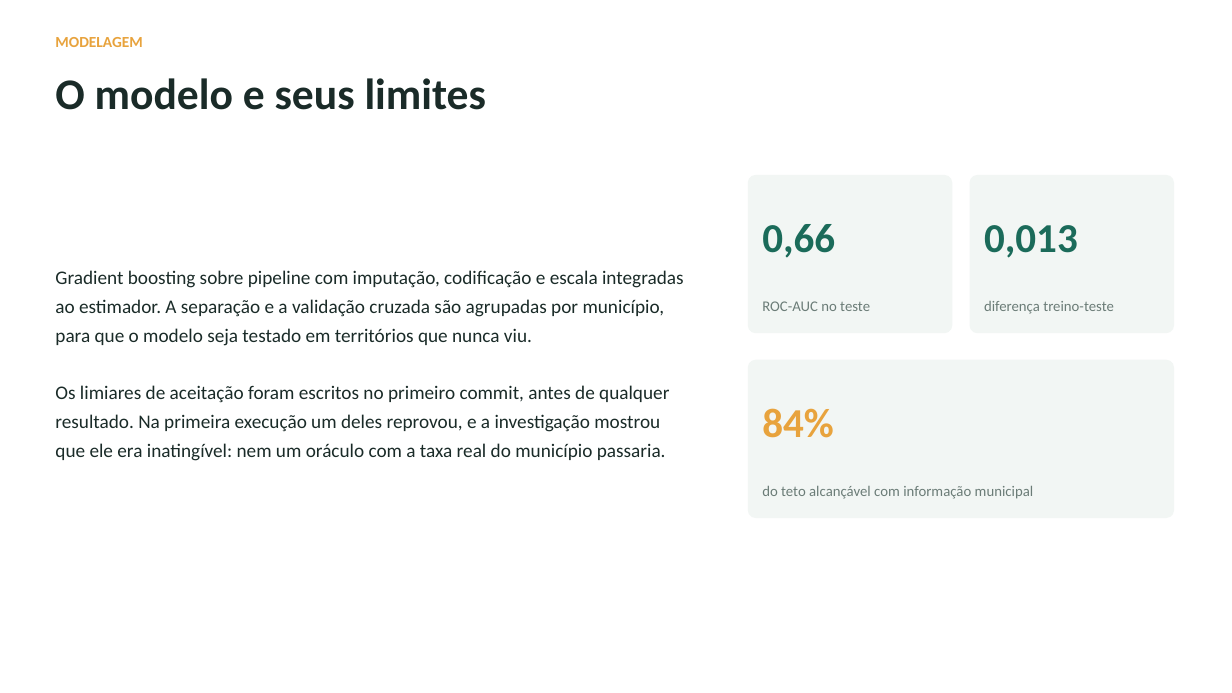
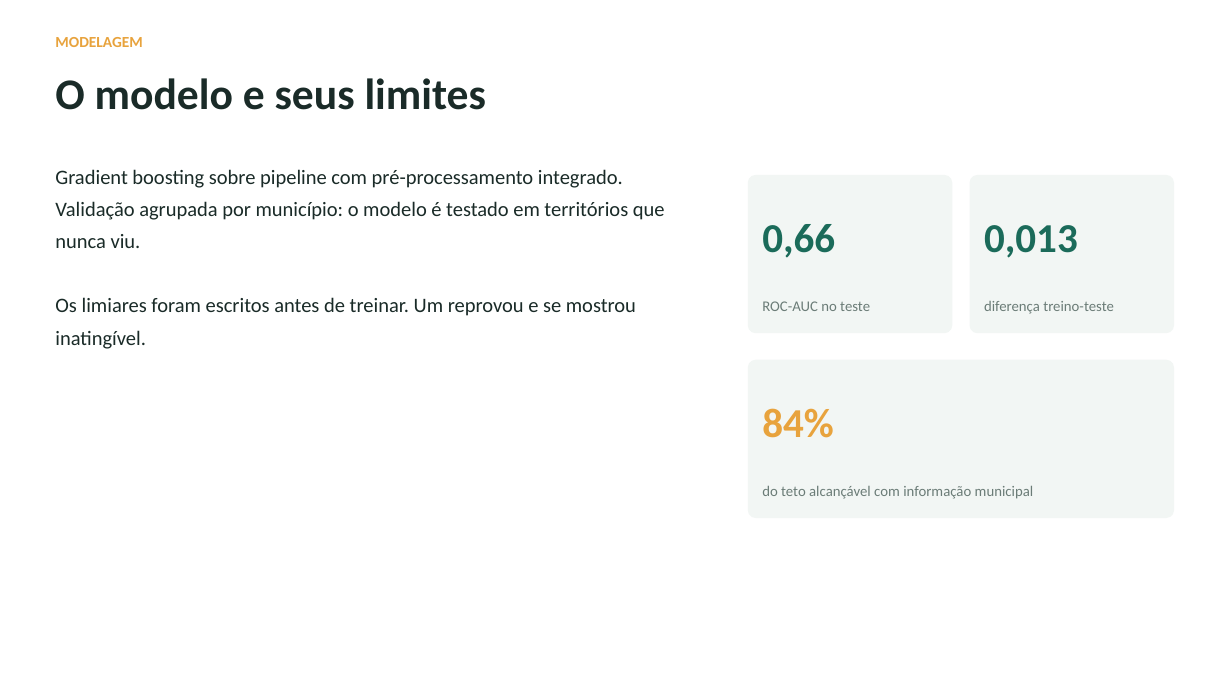
Before and after one commit to tcarvalhodiniz/tech-challenge-fase3, a slide deck: slide 7 of docs/apresentacao.pptx. Drawn at 1232x693 pixels with LibreOffice and Linux fonts; fonts in the diff are those of the drawing. Boxes give left, top, right and bottom in pixels: in the first picture for what was removed or moved away, otherwise in the second. Text is boxed around its words. In the diff, an @@ line names an element or a change of style, - is before the commit and + after.

Commit message:
Ajustes gerais, código e revisão
Revisão geral antes da entrega, em cinco frentes.

Precisão sobre o nível das variáveis: os textos diziam que as catorze
variáveis eram todas de município. Duas delas, rede e caderno, variam dentro do
município e são atributos administrativos do aluno. Nenhuma mede alfabetização,
mas a distinção passa a estar explícita no README e nos relatórios de avaliação e
interpretabilidade.

Verificação do caderno: a amplitude de 10,5 pontos entre versões da prova vinha
de um caderno com doze alunos. Entre os vinte e um com dez mil ou mais, a
amplitude é de 1,8 ponto. A afirmação de que não carrega sinal se sustenta.

Registro dos textos: saem travessões em aparte, construções do tipo 'não é X, e
sim Y' e um aforismo, no README, nos relatórios, no notebook e nos comentários de
config/settings.py, base_analitica.py e eda.py.

Apresentação: o corpo dos slides tinha em média 64 palavras, contra 26 na
apresentação da Fase 2. Reescrito para uma média de 33, com máximo de 43, como
apoio visual da fala e não como documento. Total cai de 969 para 664 palavras.
Validação de arquivo e conferência de transbordo sem ocorrências.

```diff
--- a/docs/apresentacao.pptx
+++ b/docs/apresentacao.pptx
@@ text at (55, 169, 665, 349): text changed; size 15 to 16 pt @@
-Gradient boosting sobre pipeline com imputação, codificação e escala integradas ao estimador. A separação e a validação cruzada são agrupadas por município, para que o modelo seja testado em territórios que nunca viu.
-Os limiares de aceitação foram escritos no primeiro commit, antes de qualquer resultado. Na primeira execução um deles reprovou, e a investigação mostrou que ele era inatingível: nem um oráculo com a taxa real do município passaria.
+Gradient boosting sobre pipeline com pré-processamento integrado. Validação agrupada por município: o modelo é testado em territórios que nunca viu.
+Os limiares foram escritos antes de treinar. Um reprovou e se mostrou inatingível.
@@ text "Gradient boosting sobre pipeline com ..." at (55, 169, 665, 349): vertical alignment middle to top @@
```
Also in this commit, not shown: 9 other slides changed, 10 other files.
